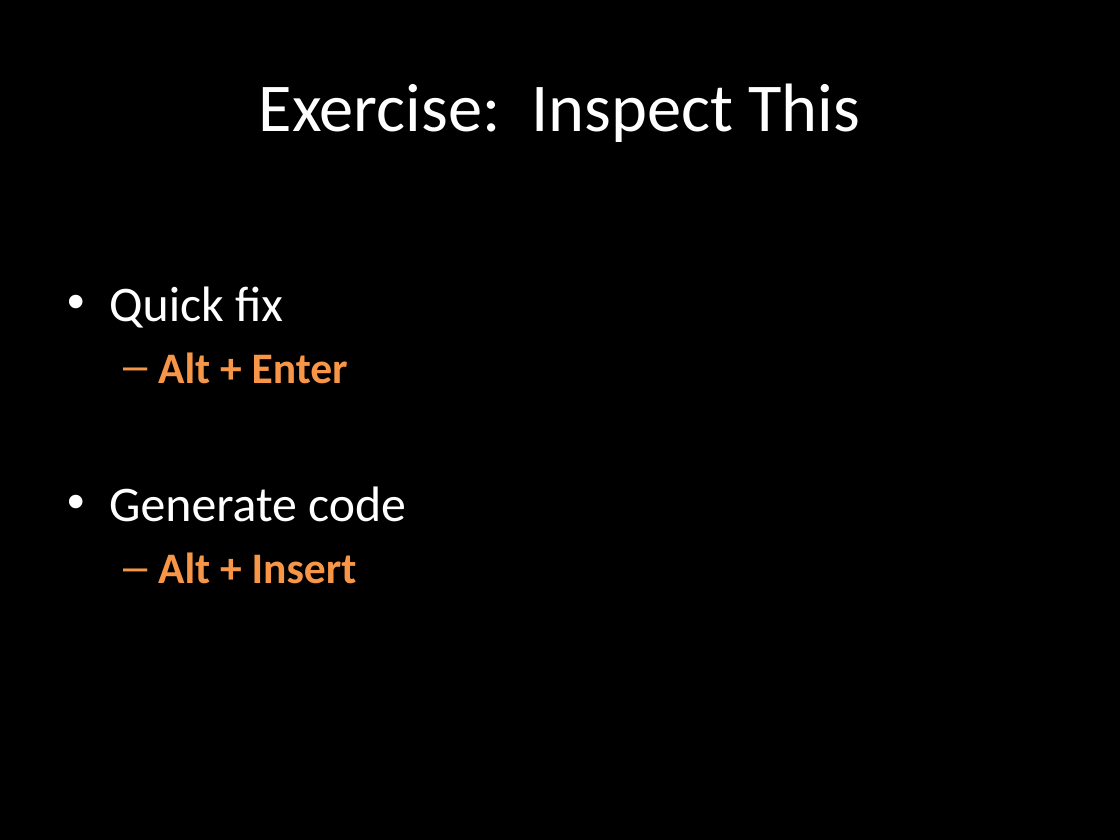
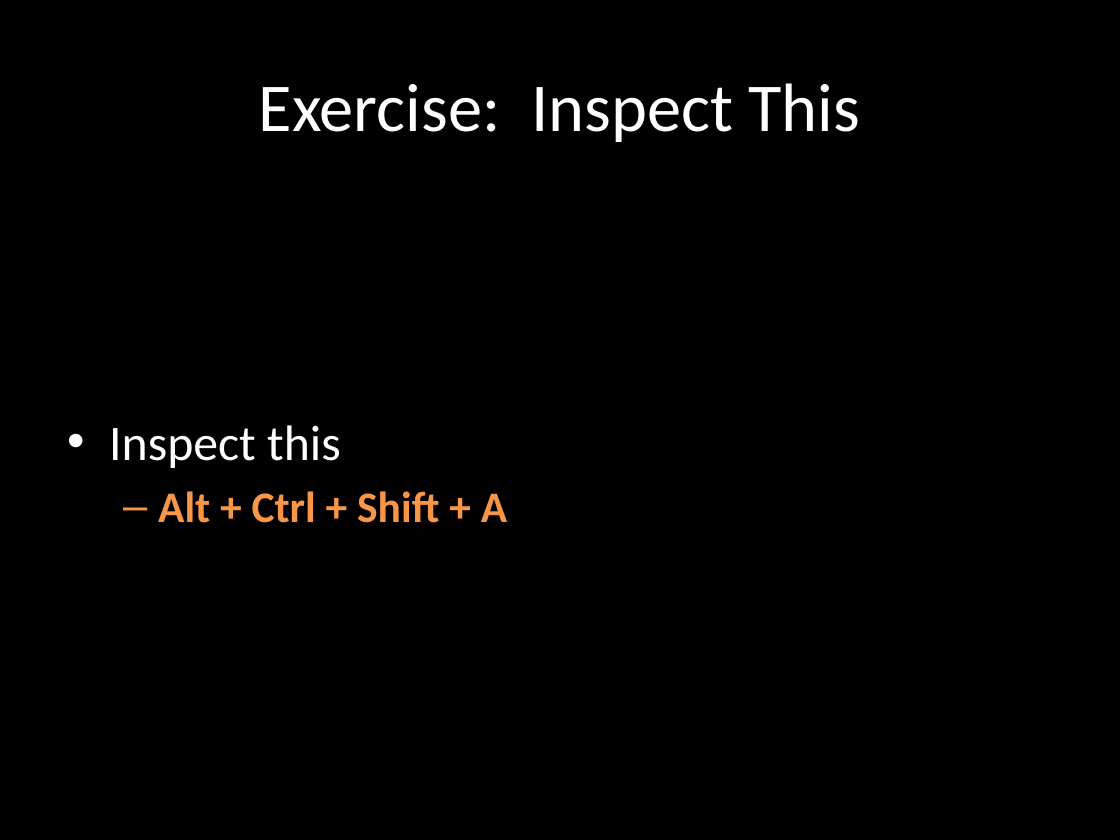
Before and after one commit to rasmuskl/ReSharperCourse, a slide deck: slide 41 of Presentations/2 - Exercises - ReSharper Course.pptx (slide 39 before the commit). Drawn at 1120x840 pixels with LibreOffice and Linux fonts; fonts in the diff are those of the drawing. Boxes give left, top, right and bottom in pixels: in the first picture for what was removed or moved away, otherwise in the second. Text is boxed around its words. In the diff, an @@ line names an element or a change of style, - is before the commit and + after.

```diff
--- a/Presentations/2 - Exercises - ReSharper Course.pptx
+++ b/Presentations/2 - Exercises - ReSharper Course.pptx
@@ text at <box>109,425,507,523</box>: text changed; size 32 to 28 pt; text colour #FFFFFF to #F79646; bold on @@
-• Quick fix
-  – Alt + Enter
-• Generate code
-  – Alt + Insert
+• Inspect this
+  – Alt + Ctrl + Shift + A
```
Also in this commit, not shown: 2 other slides changed, 3 slides added, 1 slide removed, 13 other files.
